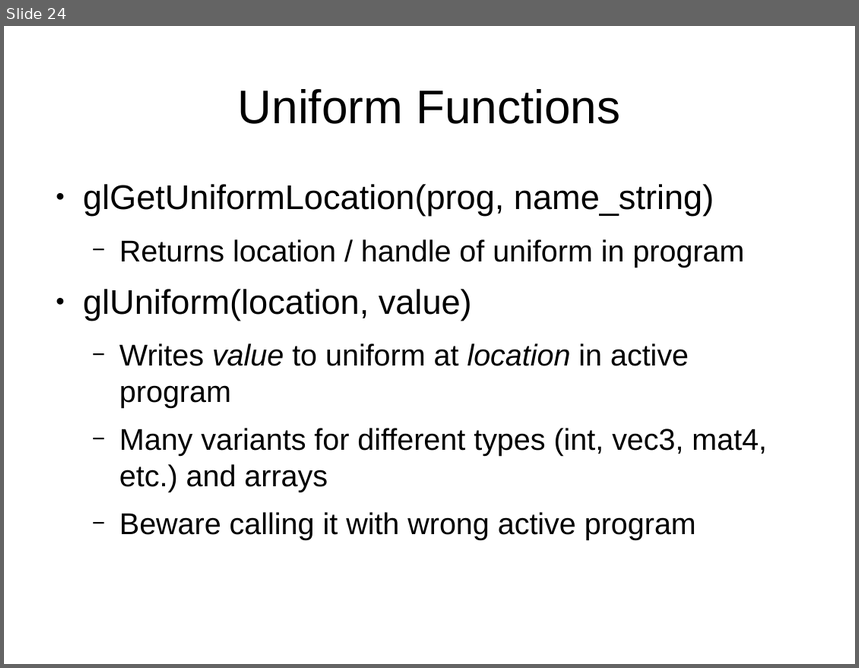
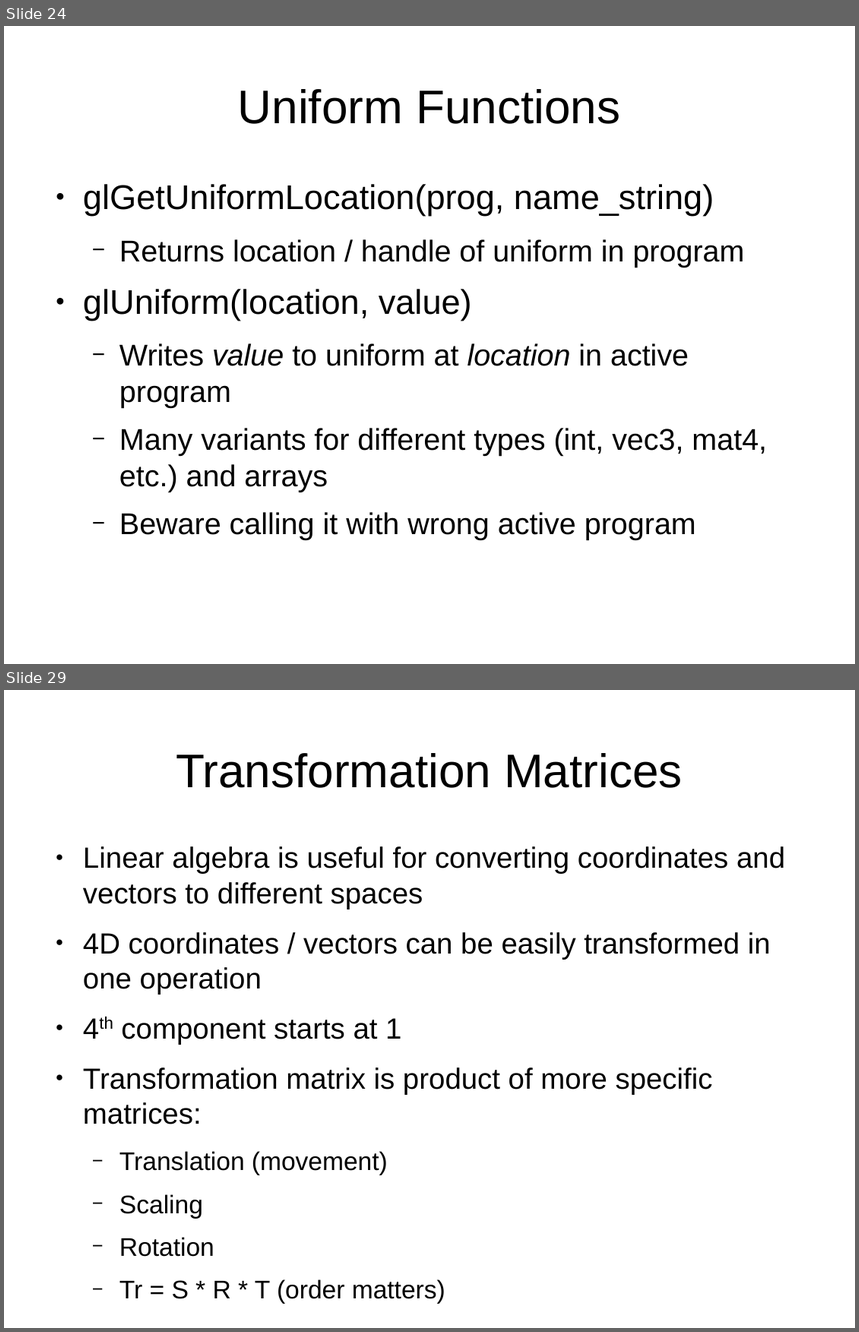
Before and after one commit to jayschwa/3d-opengl-presentation, a slide deck: Slides.odp. Shown one above the other, each under a label of ours: slide 24 before the commit, slides 24 and 29 after it; the slides between them are not shown. The pictures are 859x668 and 859x1332 pixels, drawn with LibreOffice and Linux fonts; fonts in the diff are those of the drawing. Boxes give left, top, right and bottom in pixels: in the first picture for what was removed or moved away, otherwise in the second. Text is boxed around its words. In the diff, an @@ line names an element or a change of style, - is before the commit and + after.

Commit message:
slides: Add some linear algebra info

```diff
--- a/Slides.odp
+++ b/Slides.odp
@@ slide 29 added at [4,690,855,1328], background #FFFFFF @@
@@ title added at [176,753,682,788], 44 pt, text #000000 @@
+Transformation Matrices
@@ text added at [83,847,785,1303], 27.2 pt, text #000000 @@
+● Linear algebra is useful for converting coordinates and vectors to different spaces
+● 4D coordinates / vectors can be easily transformed in one operation
+● 4th component starts at 1
+● Transformation matrix is product of more specific matrices:
+  − Translation (movement)
+  − Scaling
+  − Rotation
+  − Tr = S * R * T (order matters)
```
Also in this commit, not shown: 1 slide changed, 7 other slides added.
